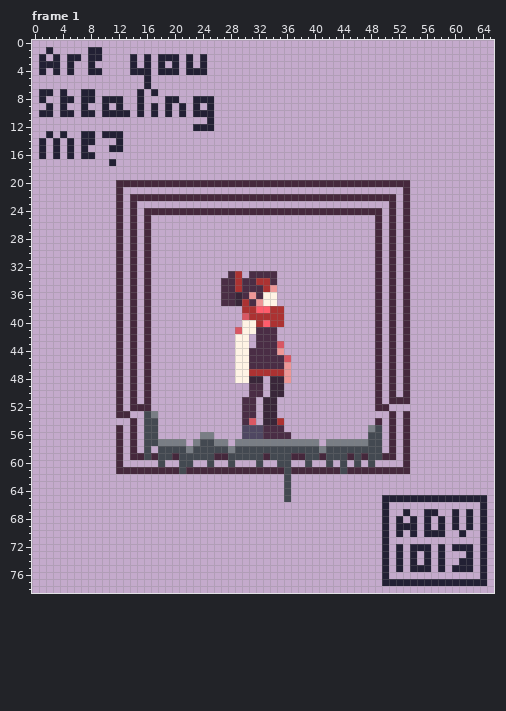
Two states of a animated GIF sprite, landing.gif. The first picture shows the starting point.
The file is 264x316 pixels, drawn in blocks of 4x4; one block is one cell here. Shown: frame 1. The commit also changed other frames, which this record leaves out.
Once edited:
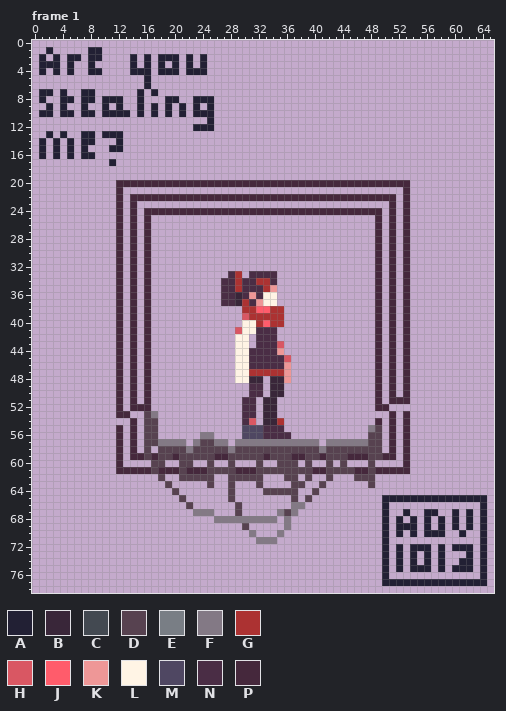
Palette (. is transparent): A #222034  B #392639  C #434951  D #574250  E #797e85  F #837985  G #ac3232  H #d95763  J #ff5c6b  K #ee9797  L #fff4e5  M #4f4762  N #4a2d45  P #45283c
What changed:
Changed rows in their new state; - is an unchanged pixel.
Frame 1:
first column x 16:
53 DF--------------------------------
54 DD--------------------------------
55 DD------------------------------FD
56 DD------FF----------------------DD
57 DDFFFF-FDDFF-FFFFFFFFFFFF-FFFFFFDD
58 D-DDDDFDDDDDFDDDDDDDDDDDDFDDDDDDDD
59 D-DD-DDDDD--DDDDD-DDD--DD-DDD-P-DD
60 -DD--DD--D--D---D--DDD-D--D-D-.-D-
61 -D---D---DDDD---DDDDDDDD--DDDD--D-
62 --D--DDDDD--DDDDD---DD-D--D---DDD-
63 ---D-----D--D---D---.DD--D------D-
64 ----D-------D----DDDDD--D---------
65 -----D------D-------.D-D----------
66 ------D------D-------FF-----------
67 -------FFF---D-----FDF------------
68 ----------FFFFFFFFF-F-------------
69 --------------D-----F-------------
70 ---------------F---F--------------
71 ----------------FFF---------------
Pixel boxes of the changes (left, top, right, bottom) in both pictures:
changed: (144, 411, 382, 544)
